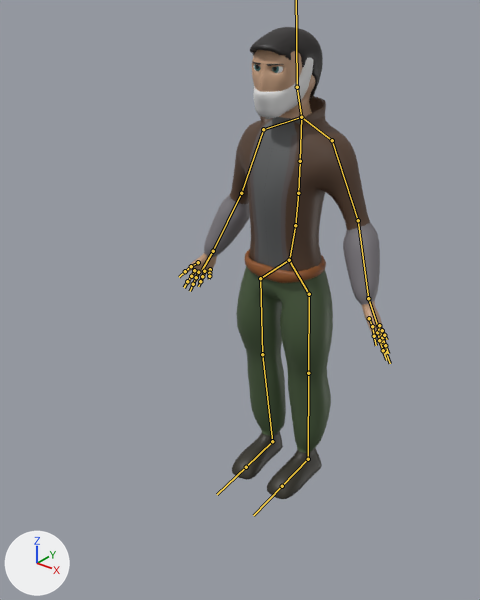
A saved change to the FBX model assets/guy.fbx.
Before and after are seen from a 50 mm camera at (3.36, -4.89, 5.0) aimed at (-0.26, -0.37, 2.19). The lights are fixed; the arrows at lower left show +X, +Y and +Z. The bones that bend it are drawn over the model as lines.

Objects in the first picture: 'Belt', 'Body', 'Eye', 'Hair', 'Mask'.
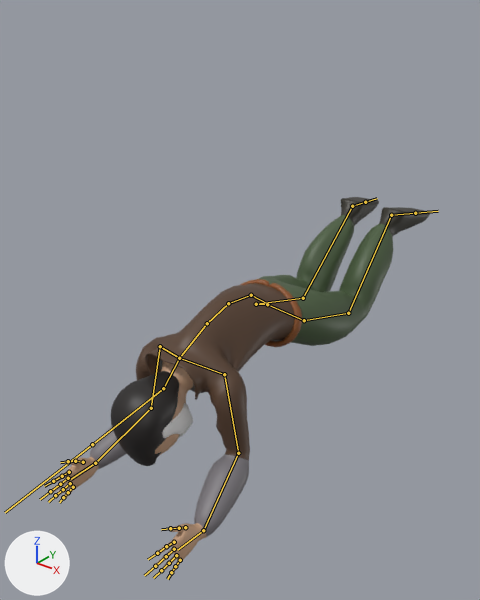
The newer file adds an action. The first version stands in its rest pose; the second is drawn at frame 10 of the action 'Armature|roll'.

Changed parts and their boxes (x1, y1, x2, y2) in the pictures (480 x 600 px):
'Body', posed (87% wider, 16% shorter): before (184, 50, 387, 499); after (50, 197, 430, 573)
'Hair', posed (7% narrower, 30% taller): before (250, 27, 323, 100); after (111, 371, 179, 466)
'Mask', posed: before (253, 58, 313, 118); after (162, 403, 193, 438)
'Belt', posed: before (245, 249, 326, 283); after (240, 279, 302, 347)
'Eye', posed (not visible afterwards): before (254, 64, 283, 73)
'Eyebrow', posed (not visible afterwards): before (252, 61, 284, 66)
bone 'Spine0', root to tip: before (289, 260) to (295, 225); after (268, 304) to (251, 295)
bone 'Spine1', root to tip: before (295, 225) to (298, 193); after (251, 295) to (228, 303)
bone 'Spine2', root to tip: before (298, 193) to (300, 161); after (228, 303) to (207, 323)
bone 'Spine3', root to tip: before (300, 161) to (301, 117); after (207, 323) to (179, 358)
bone 'Shoulder.l', root to tip: before (301, 117) to (332, 140); after (179, 358) to (224, 374)
bone 'UpperArm.l', root to tip: before (332, 140) to (358, 220); after (224, 374) to (238, 453)
bone 'LowerArm.l', root to tip: before (358, 220) to (368, 298); after (238, 453) to (203, 530)
bone 'Hand.l', root to tip: before (368, 298) to (378, 328); after (203, 530) to (177, 550)
bone 'Shoulder.r', root to tip: before (301, 117) to (263, 129); after (179, 358) to (160, 346)
bone 'UpperArm.r', root to tip: before (263, 129) to (241, 193); after (160, 346) to (151, 408)
bone 'LowerArm.r', root to tip: before (241, 193) to (213, 251); after (151, 408) to (95, 463)
bone 'Hand.r', root to tip: before (213, 251) to (202, 270); after (95, 463) to (71, 479)
bone 'Hip.l', root to tip: before (289, 260) to (309, 294); after (267, 304) to (304, 320)
bone 'UpperLeg.l', root to tip: before (309, 294) to (308, 373); after (304, 320) to (348, 313)
bone 'LowerLeg.l', root to tip: before (308, 373) to (308, 459); after (348, 313) to (391, 215)
bone 'Foot.l', root to tip: before (308, 459) to (282, 486); after (391, 215) to (415, 213)
bone 'Hip.r', root to tip: before (289, 260) to (260, 278); after (267, 304) to (256, 304)
bone 'UpperLeg.r', root to tip: before (260, 278) to (262, 354); after (256, 304) to (303, 298)
bone 'LowerLeg.r', root to tip: before (262, 354) to (272, 441); after (303, 298) to (352, 206)
bone 'Foot.r', root to tip: before (272, 441) to (246, 467); after (352, 206) to (365, 202)

What changed in the scene script:
```text
Change bone_spine0:
    where bone_spine0 = bpy.data.objects['Armature'].pose.bones['Spine0']
    bone_spine0.location: (0.0, 0.0, 0.0) -> (0.0, -0.42, 0.24)
    bone_spine0.rotation_quaternion: (1.0, 0.0, 0.0, 0.0) -> (0.828, 0.561, 0.001, 0.0)  # degrees (0, 0, 0) -> degrees (68, 0, 0)
Change bone_spine1:
    where bone_spine1 = bpy.data.objects['Armature'].pose.bones['Spine1']  # child of 'Spine0'
    bone_spine1.rotation_quaternion: (1.0, 0.0, 0.0, 0.0) -> (0.985, 0.174, 0.0, 0.0)  # degrees (0, 0, 0) -> degrees (20, 0, 0)
Change bone_spine2:
    where bone_spine2 = bpy.data.objects['Armature'].pose.bones['Spine2']  # child of 'Spine1'
    bone_spine2.rotation_quaternion: (1.0, 0.0, 0.0, 0.0) -> (0.989, 0.147, 0.0, 0.0)  # degrees (0, 0, 0) -> degrees (17, 0, 0)
Change bone_spine3:
    where bone_spine3 = bpy.data.objects['Armature'].pose.bones['Spine3']  # child of 'Spine2'
    bone_spine3.rotation_quaternion: (1.0, 0.0, 0.0, 0.0) -> (0.995, 0.096, 0.0, 0.0)  # degrees (0, 0, 0) -> degrees (11, 0, 0)
Change bone_head:
    where bone_head = bpy.data.objects['Armature'].pose.bones['Head']  # child of 'Neck'
    bone_head.rotation_quaternion: (1.0, 0.0, 0.0, 0.0) -> (0.978, -0.208, 0.0, 0.0)  # degrees (0, 0, 0) -> degrees (-24, 0, 0)
Change bone_shoulder_l:
    where bone_shoulder_l = bpy.data.objects['Armature'].pose.bones['Shoulder.l']  # child of 'Spine3'
    bone_shoulder_l.rotation_quaternion: (1.0, 0.0, 0.0, 0.0) -> (0.963, 0.095, -0.247, 0.053)  # degrees (0, 0, 0) -> degrees (10, -29, 4)
Change bone_upperarm_l:
    where bone_upperarm_l = bpy.data.objects['Armature'].pose.bones['UpperArm.l']  # child of 'Shoulder.l'
    bone_upperarm_l.rotation_quaternion: (1.0, 0.0, 0.0, 0.0) -> (0.712, 0.666, -0.208, -0.083)  # degrees (0, 0, 0) -> degrees (88, -11, -24)
Change bone_lowerarm_l:
    where bone_lowerarm_l = bpy.data.objects['Armature'].pose.bones['LowerArm.l']  # child of 'UpperArm.l'
    bone_lowerarm_l.rotation_quaternion: (1.0, 0.0, 0.0, 0.0) -> (0.928, 0.367, -0.065, 0.015)  # degrees (0, 0, 0) -> degrees (43, -8, -1)
Change bone_hand_l:
    where bone_hand_l = bpy.data.objects['Armature'].pose.bones['Hand.l']  # child of 'LowerArm.l'
    bone_hand_l.rotation_quaternion: (1.0, 0.0, 0.0, 0.0) -> (0.908, 0.36, 0.2, -0.079)  # degrees (0, 0, 0) -> degrees (43, 25, 0)
Change bone_shoulder_r:
    where bone_shoulder_r = bpy.data.objects['Armature'].pose.bones['Shoulder.r']  # child of 'Spine3'
    bone_shoulder_r.rotation_quaternion: (1.0, 0.0, 0.0, 0.0) -> (0.963, 0.094, 0.248, -0.053)  # degrees (0, 0, 0) -> degrees (10, 29, -4)
Change bone_upperarm_r:
    where bone_upperarm_r = bpy.data.objects['Armature'].pose.bones['UpperArm.r']  # child of 'Shoulder.r'
    bone_upperarm_r.rotation_quaternion: (1.0, 0.0, 0.0, 0.0) -> (0.712, 0.664, 0.214, 0.08)  # degrees (0, 0, 0) -> degrees (88, 12, 24)
Change bone_lowerarm_r:
    where bone_lowerarm_r = bpy.data.objects['Armature'].pose.bones['LowerArm.r']  # child of 'UpperArm.r'
    bone_lowerarm_r.rotation_quaternion: (1.0, 0.0, 0.0, 0.0) -> (0.928, 0.366, 0.07, -0.016)  # degrees (0, 0, 0) -> degrees (43, 8, 1)
Change bone_hand_r:
    where bone_hand_r = bpy.data.objects['Armature'].pose.bones['Hand.r']  # child of 'LowerArm.r'
    bone_hand_r.rotation_quaternion: (1.0, 0.0, 0.0, 0.0) -> (0.922, 0.357, -0.119, 0.096)  # degrees (0, 0, 0) -> degrees (42, -17, 6)
Change bone_hip_l:
    where bone_hip_l = bpy.data.objects['Armature'].pose.bones['Hip.l']
    bone_hip_l.location: (0.0, 0.0, 0.0) -> (0.29, 0.28, -0.26)
    bone_hip_l.rotation_quaternion: (1.0, 0.0, 0.0, 0.0) -> (0.834, -0.072, 0.41, 0.362)  # degrees (0, 0, 0) -> degrees (15, 47, 54)
Change bone_upperleg_l:
    where bone_upperleg_l = bpy.data.objects['Armature'].pose.bones['UpperLeg.l']  # child of 'Hip.l'
    bone_upperleg_l.rotation_quaternion: (1.0, 0.0, 0.0, 0.0) -> (1.0, 0.0, 0.0, 0.02)  # degrees (0, 0, 0) -> degrees (0, 0, 2)
Change bone_lowerleg_l:
    where bone_lowerleg_l = bpy.data.objects['Armature'].pose.bones['LowerLeg.l']  # child of 'UpperLeg.l'
    bone_lowerleg_l.rotation_quaternion: (1.0, 0.0, 0.0, 0.0) -> (0.882, -0.003, -0.019, 0.472)  # degrees (0, 0, 0) -> degrees (-1, -2, 56)
Change bone_foot_l:
    where bone_foot_l = bpy.data.objects['Armature'].pose.bones['Foot.l']  # child of 'LowerLeg.l'
    bone_foot_l.rotation_quaternion: (1.0, 0.0, 0.0, 0.0) -> (0.941, 0.077, 0.016, 0.33)  # degrees (0, 0, 0) -> degrees (9, -1, 39)
Change bone_hip_r:
    where bone_hip_r = bpy.data.objects['Armature'].pose.bones['Hip.r']
    bone_hip_r.location: (0.0, 0.0, 0.0) -> (-0.29, 0.28, -0.26)
    bone_hip_r.rotation_quaternion: (1.0, 0.0, 0.0, 0.0) -> (0.834, -0.072, -0.412, -0.361)  # degrees (0, 0, 0) -> degrees (15, -48, -54)
Change bone_upperleg_r:
    where bone_upperleg_r = bpy.data.objects['Armature'].pose.bones['UpperLeg.r']  # child of 'Hip.r'
    bone_upperleg_r.rotation_quaternion: (1.0, 0.0, 0.0, 0.0) -> (1.0, 0.0, 0.0, -0.02)  # degrees (0, 0, 0) -> degrees (0, 0, -2)
Change bone_lowerleg_r:
    where bone_lowerleg_r = bpy.data.objects['Armature'].pose.bones['LowerLeg.r']  # child of 'UpperLeg.r'
    bone_lowerleg_r.rotation_quaternion: (1.0, 0.0, 0.0, 0.0) -> (0.882, -0.003, 0.017, -0.472)  # degrees (0, 0, 0) -> degrees (-1, 2, -56)
Change bone_foot_r:
    where bone_foot_r = bpy.data.objects['Armature'].pose.bones['Foot.r']  # child of 'LowerLeg.r'
    bone_foot_r.rotation_quaternion: (1.0, 0.0, 0.0, 0.0) -> (0.939, 0.098, -0.022, -0.329)  # degrees (0, 0, 0) -> degrees (11, 1, -38)
```
